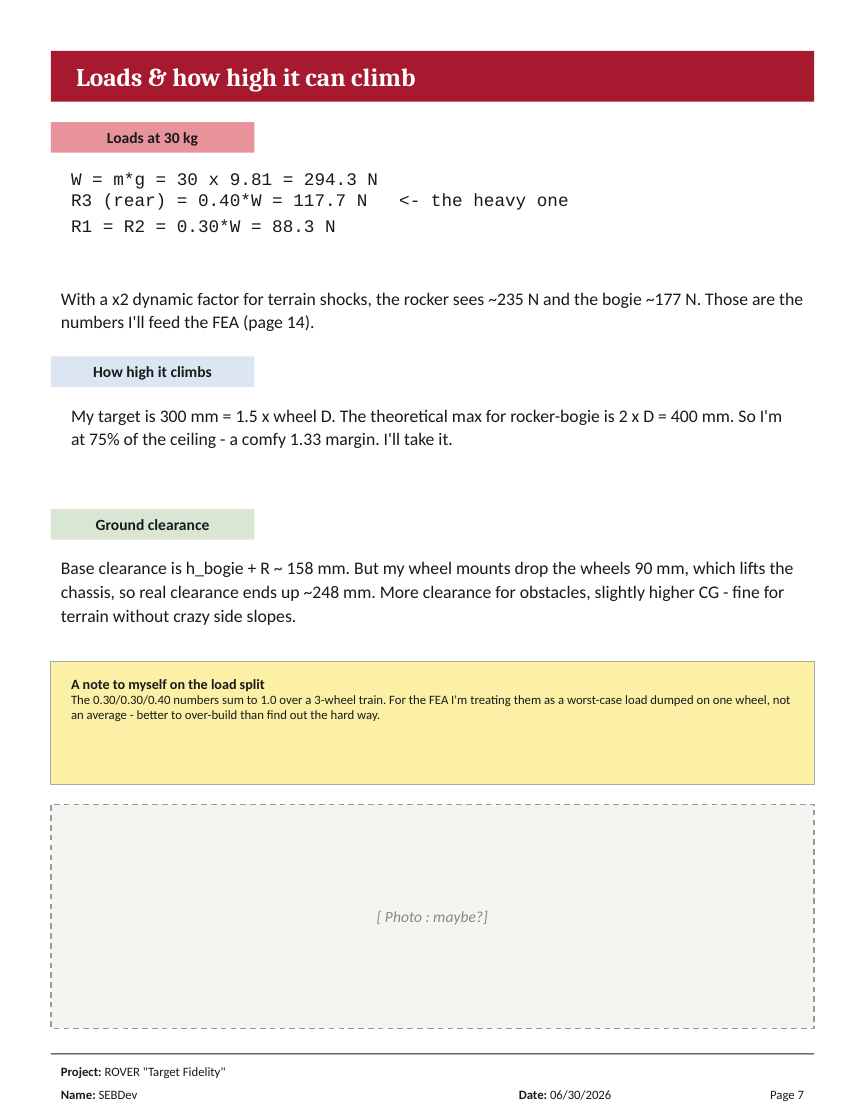
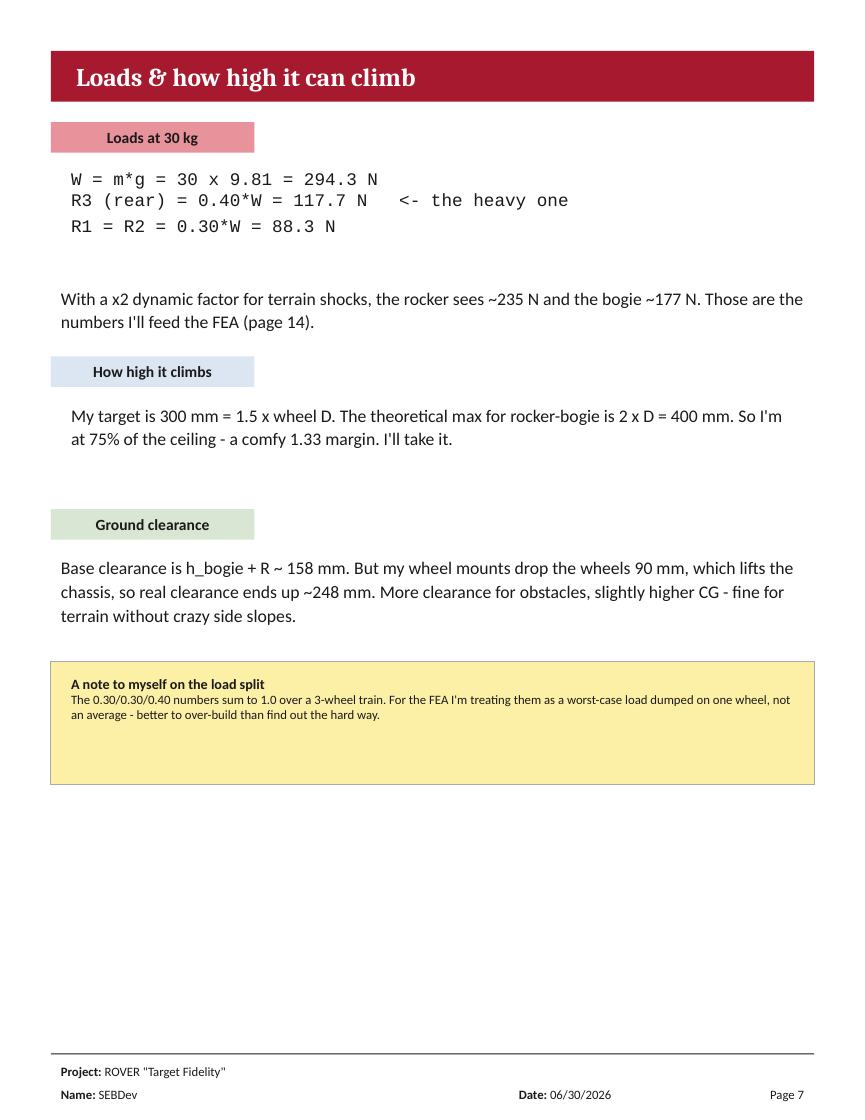
Before and after one commit to tansenseb-wq/ROVER-Target-Fidelity-, a slide deck: slide 7 of Journal/Librito_Rover x_x (CreacionSistemaMecanico) .pptx. Drawn at 865x1120 pixels with LibreOffice and Linux fonts; fonts in the diff are those of the drawing. Boxes give left, top, right and bottom in pixels: in the first picture for what was removed or moved away, otherwise in the second. Text is boxed around its words. In the diff, an @@ line names an element or a change of style, - is before the commit and + after.

```diff
--- a/Journal/Librito_Rover x_x (CreacionSistemaMecanico) .pptx
+++ b/Journal/Librito_Rover x_x (CreacionSistemaMecanico) .pptx
@@ rectangle removed at bbox=[51, 804, 814, 1028] @@
@@ text removed at bbox=[385, 911, 488, 925] @@
-[ Photo : maybe?]
```
Also in this commit, not shown: 12 other slides changed, 2 other files.
